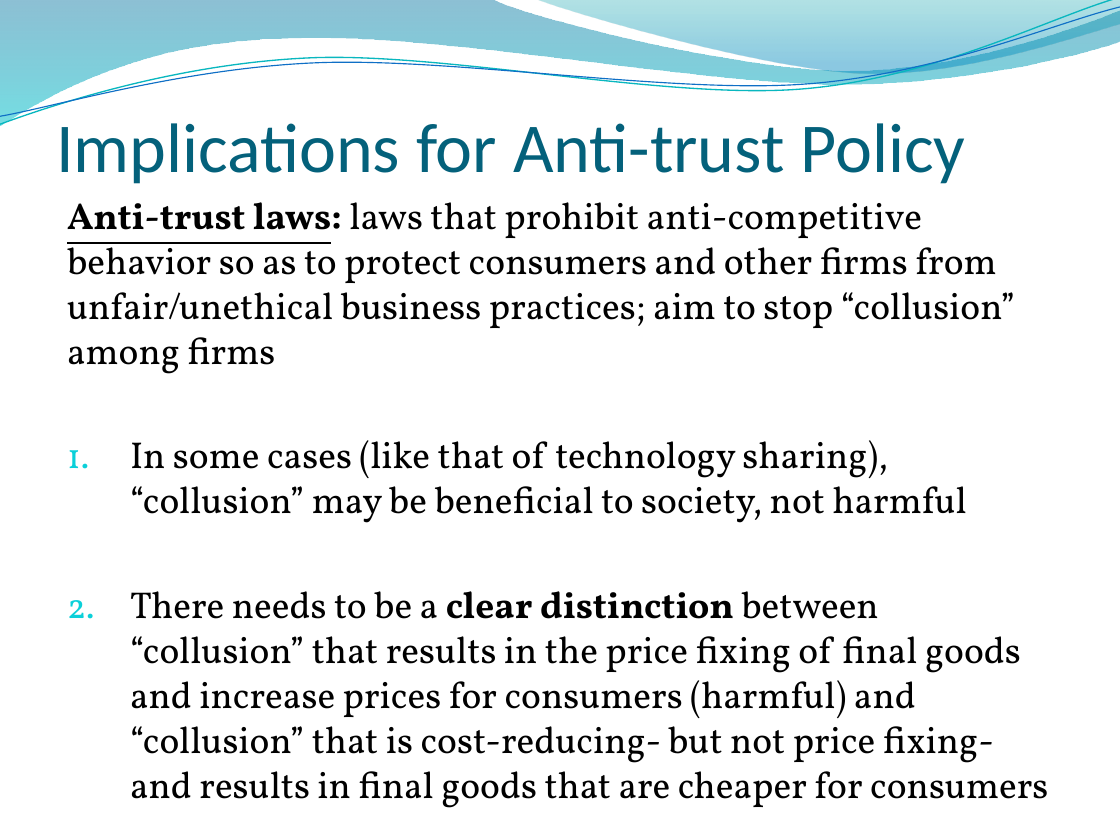
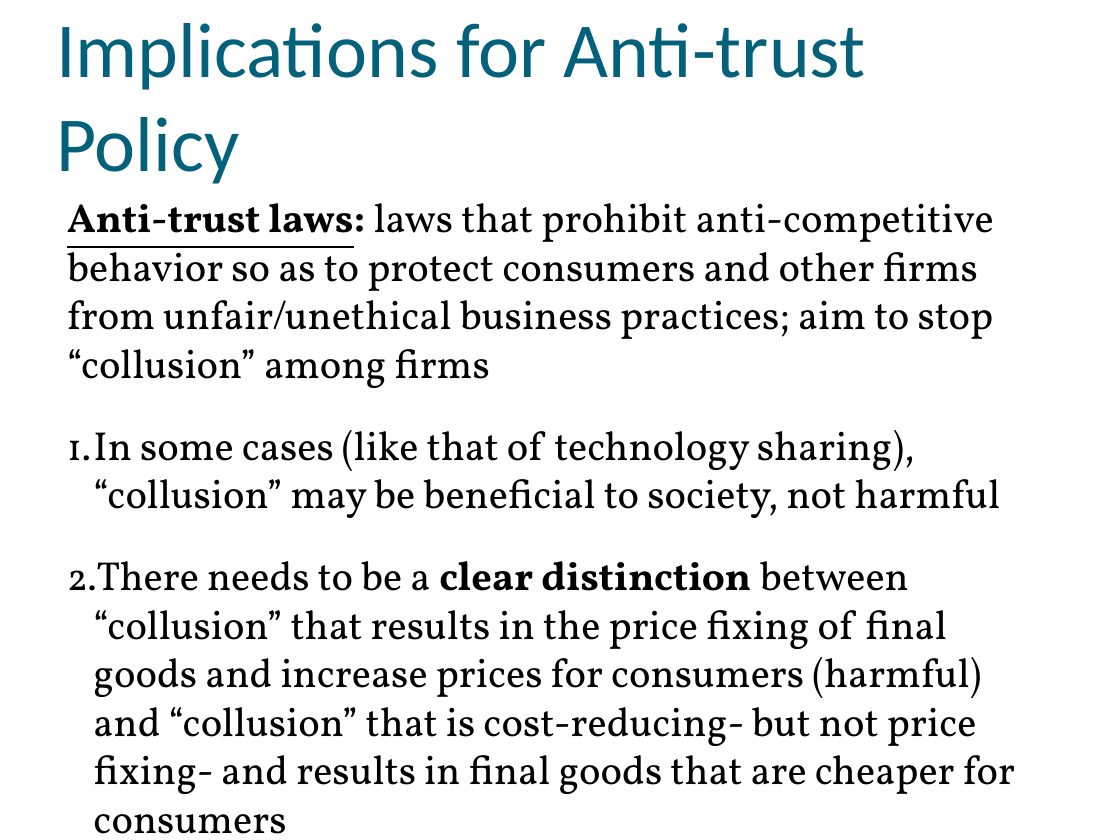
Before and after one commit to muff1nman/ClassNotes, a slide deck: slide 18 of Econ/PPT/S13_Lecture_14.pptx. Drawn at 1120x840 pixels with LibreOffice and Linux fonts; fonts in the diff are those of the drawing; background and template pictures are left out. Boxes give left, top, right and bottom in pixels: in the first picture for what was removed or moved away, otherwise in the second. Text is boxed around its words. In the diff, an @@ line names an element or a change of style, - is before the commit and + after.

```diff
--- a/Econ/PPT/S13_Lecture_14.pptx
+++ b/Econ/PPT/S13_Lecture_14.pptx
@@ freeform shape removed at box(0, 0, 1120, 127) @@
@@ freeform shape removed at box(0, 0, 1120, 131) @@
@@ freeform shape removed at box(0, 7, 1120, 125) @@
@@ text "Implications for Anti-trust Policy" at box(56, 23, 866, 184): size 45 to 50 pt @@
@@ freeform shape removed at box(536, 0, 1120, 77) @@
@@ text "Anti-trust laws: laws that prohibit ..." at box(67, 203, 1015, 794): size 24.1 to 26 pt; less space between paragraphs; indent changed @@
```
Also in this commit, not shown: 18 other slides changed, 3 other files.
